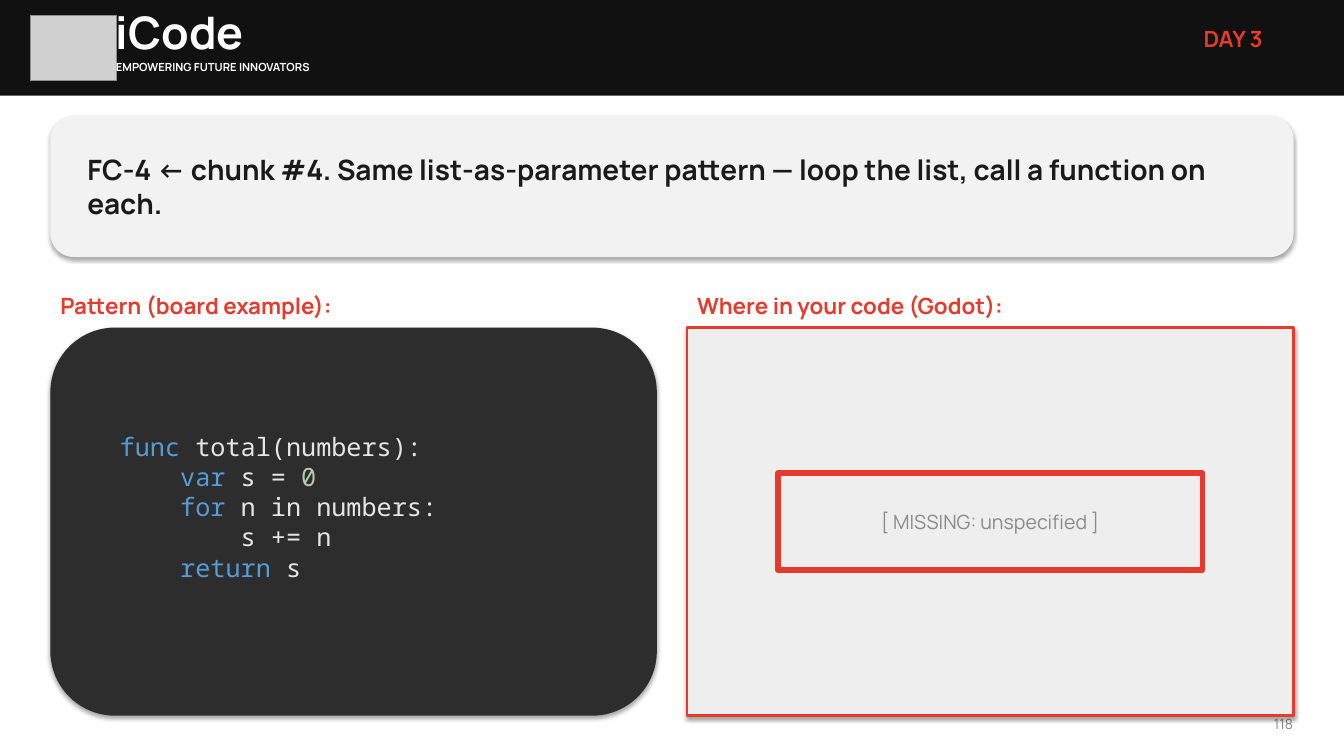
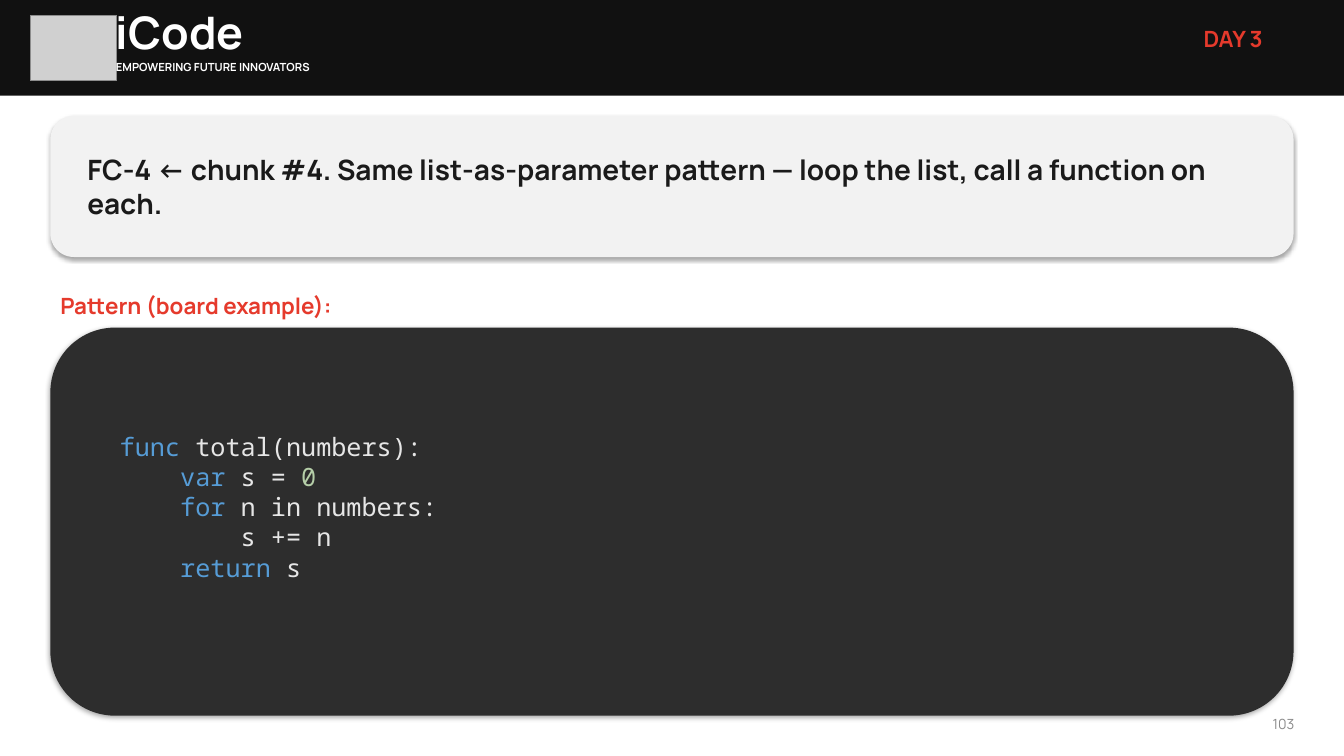
Before and after one commit to Westopoli/iCodeVRCamp, a slide deck: slide 103 of slides/out/Day3.pptx (slide 118 before the commit). Drawn at 1344x756 pixels with LibreOffice and Linux fonts; fonts in the diff are those of the drawing; grey boxes stand for pictures. Boxes give left, top, right and bottom in pixels: in the first picture for what was removed or moved away, otherwise in the second. Text is boxed around its words. In the diff, an @@ line names an element or a change of style, - is before the commit and + after.

```diff
--- a/slides/out/Day3.pptx
+++ b/slides/out/Day3.pptx
@@ text removed at <box>697,295,1003,320</box> @@
-Where in your code (Godot):
@@ rounded rectangle "func total(numbers):": place and size @@
-rounded rectangle "func total(numbers):" at <box>50,328,657,716</box>
+rounded rectangle "func total(numbers):" at <box>50,328,1294,716</box>
@@ rectangle removed at <box>688,328,1295,716</box> @@
-[ MISSING: unspecified ]
@@ rectangle removed at <box>778,473,1203,570</box> @@
@@ text at <box>1273,719,1295,729</box>: text changed @@
-118
+103
```
Also in this commit, not shown: 109 other slides changed, 16 slides removed, 32 other files.
